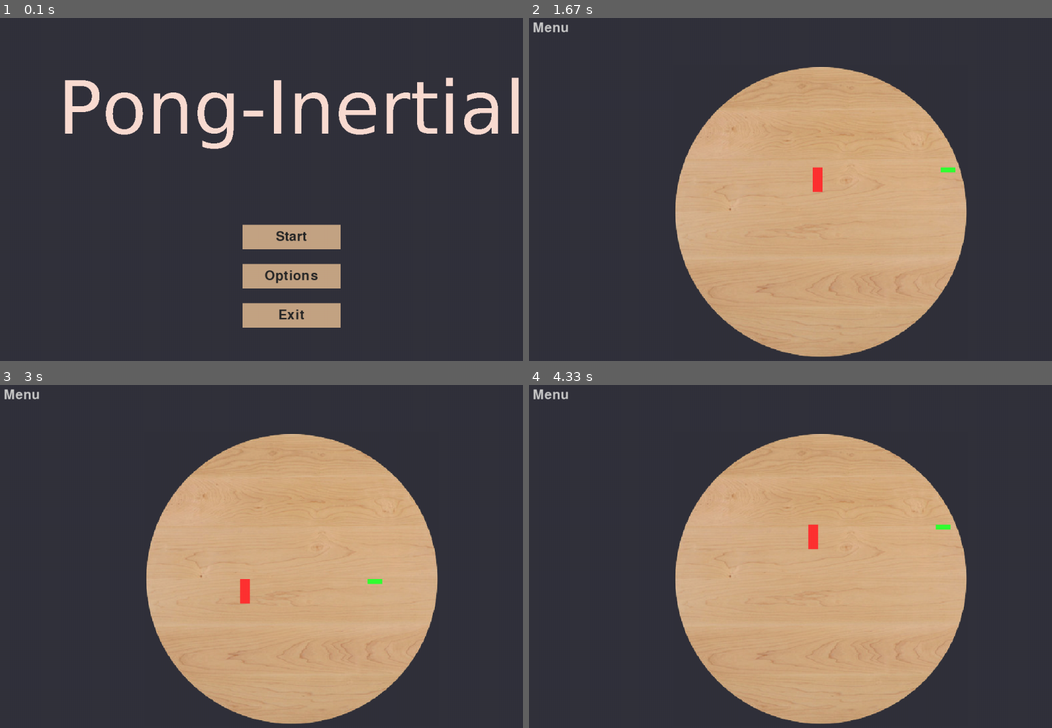
Above: before the commit, frames 1-4 (two rows, left to right).
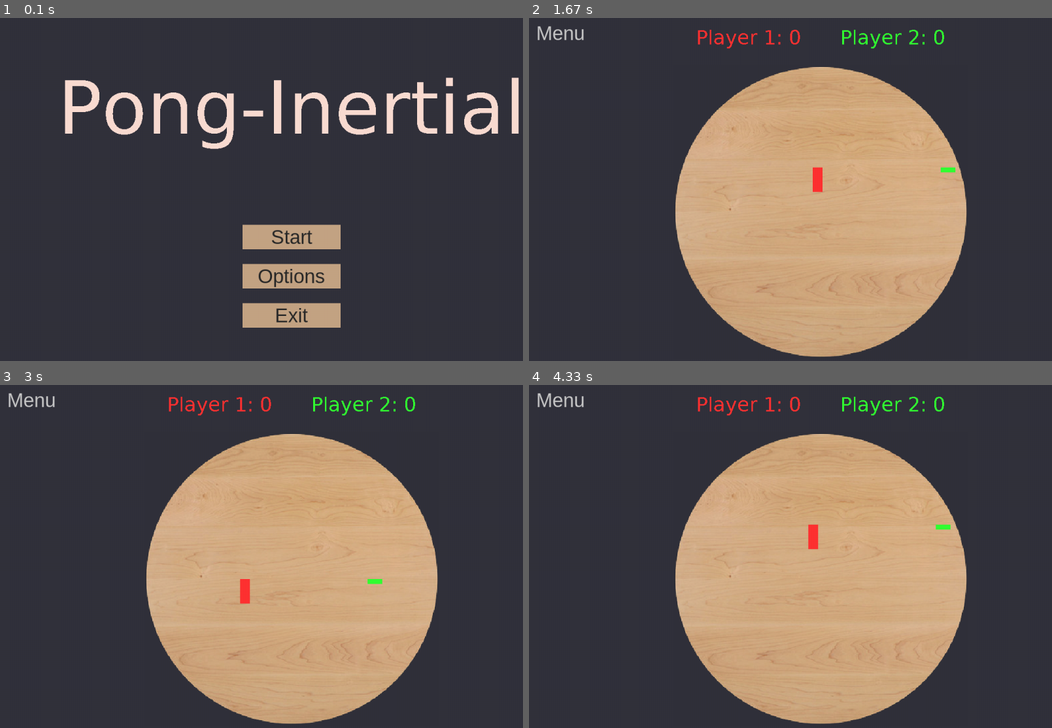
Above: after the commit, the same moments.

Repository: sandhyarottoo/phys-hackathon-2023
Game: pygame game, started from GameTests.py
Two runs of this game, one before a commit and one after it. Both use one fixed random seed, a clock stepped at 60 frames per second and the inputs below.
Inputs (mouse positions are in pixels of both pictures, inside the frame that each line leads up to):
- Up to frame 1 (0.1 s): no input
- Up to frame 2 (1.67 s): press the mouse at (800, 230) at 0.37 s; move the mouse to (905, 216) at 0.47 s; release the mouse at (1010, 203) at 0.6 s; hold Right 0.67-1.13 s; hold Up 1.17-1.47 s; hold W 1.17-1.47 s; hold Right from 1.5 s (still down); hold D from 1.5 s (still down)
- Up to frame 3 (3 s): release Right at 1.97 s; release D at 1.97 s; hold Left 2-2.53 s; hold A 2-2.53 s; hold Down 2.57-2.87 s; hold S 2.57-2.87 s; hold Left from 2.9 s (still down); hold A from 2.9 s (still down)
- Up to frame 4 (4.33 s): release Left at 3.3 s; release A at 3.3 s; hold Up 3.33-3.7 s; hold W 3.33-3.7 s; hold Right from 3.73 s (still down); hold D from 3.73 s (still down)

The runs differ from the first frame. In frame 1, 0.6% of the frame differs, in the area x 49-62%, y 61-89%; in frame 2, 0.8%, in the area x 0-80%, y 1-9%; in frame 3, 0.8%; in frame 4, 0.8%.

Commit message:
added scoreboard

Diff:
--- a/GameTests.py
+++ b/GameTests.py
@@ -10,6 +10,8 @@
 PLAYER1_COLOR = (255, 50, 50)
 PLAYER2_COLOR = (50, 255, 50)
 FPS = 60
+PLAYER1_POS = WIDTH / 3, HEIGHT / 2
+PLAYER2_POS = WIDTH *2/ 3, HEIGHT / 2
 
 
 # pygame setup
@@ -19,7 +21,7 @@
 clock = pygame.time.Clock()
 running = True
 dt = 0
-font = pygame.font.SysFont(pygame.font.get_default_font(), 40)
+font = pygame.font.SysFont('arial', 40)
 title = pygame.font.SysFont('verdana', 150).render('Pong-Inertial', False, (250, 220, 210))
 
 # Adding the musics tracks
@@ -39,6 +41,7 @@
         self.width = width
         self.height = height
         self.color = color
+        self.score = 0
 
     def boundary_check(self, width=screen.get_width(), height=screen.get_height()):
         if self.pos.x + self.radius >= width:
@@ -93,6 +96,14 @@
         screen.blit(self.surface, self.rect)
 
 
+# Players
+player1 = Player(PLAYER1_COLOR, PLAYER1_POS[0], PLAYER1_POS[1], 20, 50, pygame.K_UP, pygame.K_DOWN, pygame.K_LEFT, pygame.K_RIGHT)
+player2 = Player(PLAYER2_COLOR, PLAYER2_POS[0], PLAYER2_POS[1], 30, 10, pygame.K_w, pygame.K_s, pygame.K_a, pygame.K_d)
+
+# Scoreboard
+P1Score = pygame.font.SysFont('verdana', 40).render(f"Player 1: {player1.score}", False, player1.color)
+P2Score = pygame.font.SysFont('verdana', 40).render(f"Player 2: {player1.score}", False, player2.color)
+
 # Starts function
 def start():
     run_game()
@@ -126,11 +137,12 @@
     music.stop()
     music.load("MultiMedia/Star Wars - Duel Of The Fates 8 - BIT REMIX.mp3")
     music.play()
-    player1 = Player(PLAYER1_COLOR, WIDTH / 3, HEIGHT / 2, 20, 50, pygame.K_UP, pygame.K_DOWN, pygame.K_LEFT, pygame.K_RIGHT)
-    player2 = Player(PLAYER2_COLOR, WIDTH *2/ 3, HEIGHT / 2, 30, 10, pygame.K_w, pygame.K_s, pygame.K_a, pygame.K_d)
+
+    player1.pos = pygame.Vector2(PLAYER1_POS)
+    player2.pos = pygame.Vector2(PLAYER2_POS)
 
     # making buttons
-    menuButton = Button(0, 0, 100, 50, leave_game, "Menu", False)
+    menuButton = Button(20, 10, 100, 50, leave_game, "Menu", False)
 
     while running:
         # poll for events
@@ -142,6 +154,9 @@
         # fill the screen with a color to wipe away anything from last frame
         screen.fill(SURFACE_COLOR)
         screen.blit(disk, (WIDTH/2-300,HEIGHT/2-300))
+
+        screen.blit(P1Score, (WIDTH/2-P1Score.get_width()-40, 20))
+        screen.blit(P2Score, (WIDTH/2+40, 20))
 
         # updates buttons
         menuButton.process()
